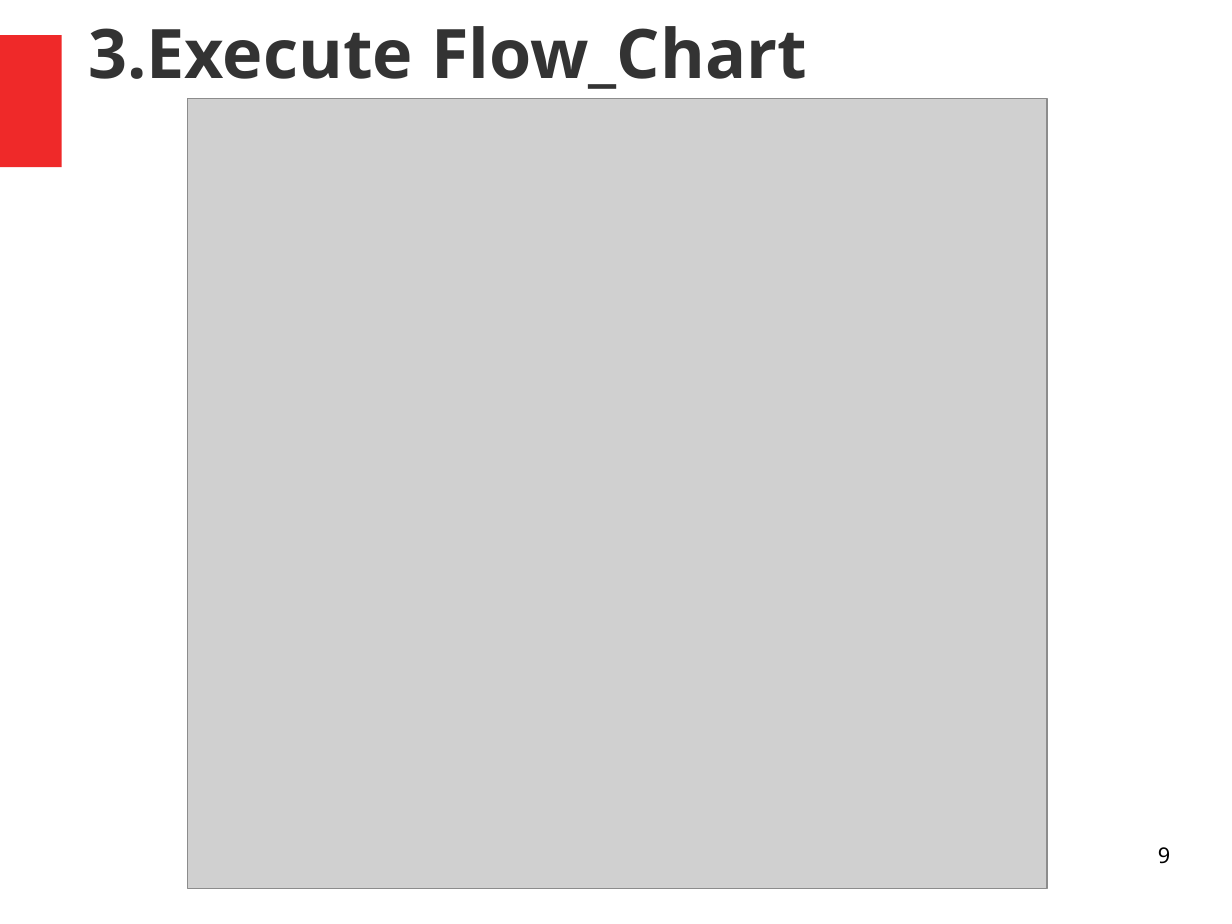
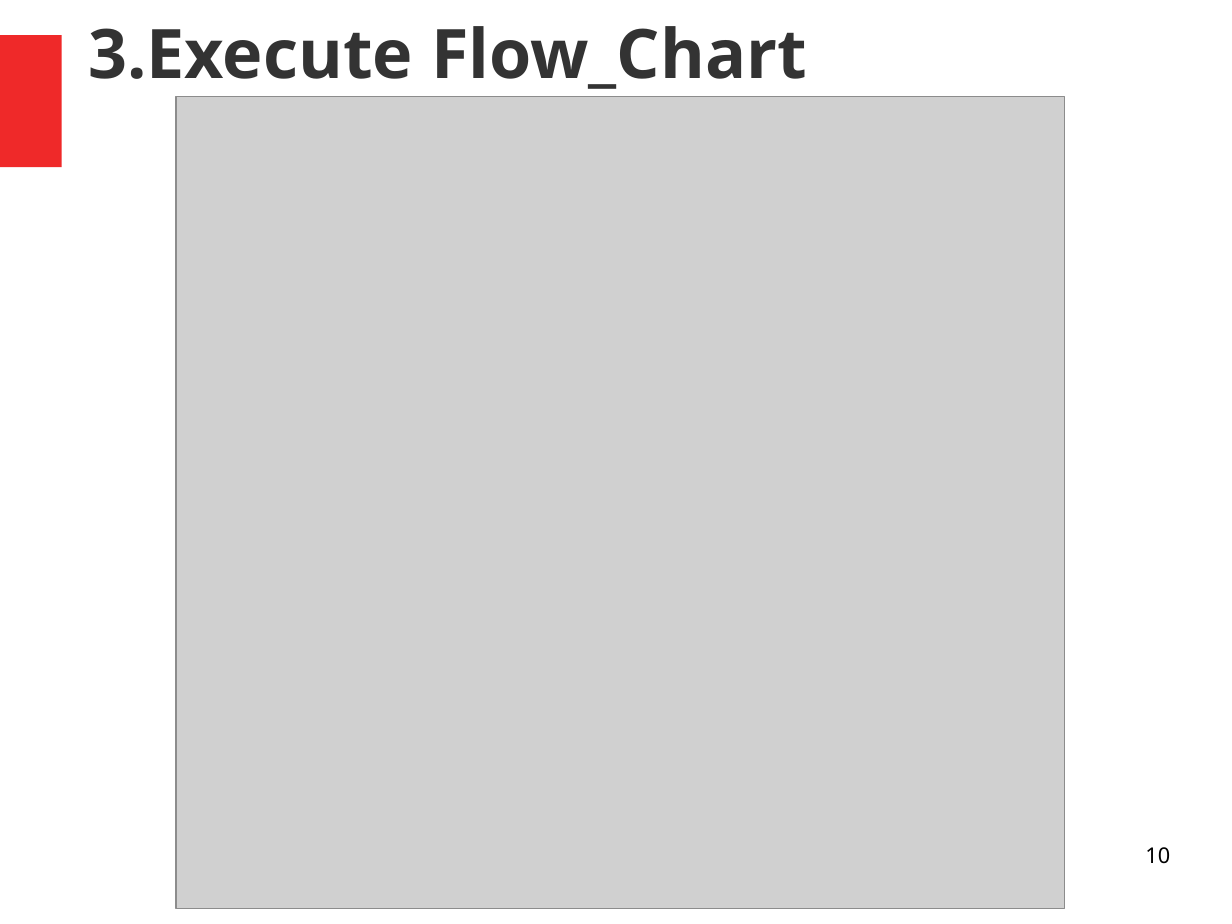
Before and after one commit to vimalv-AI/Redspectra, a slide deck: slide 10 of QMAX_EAGLE_3/doc/Presentations/0_Eagle_Doc.odp (slide 9 before the commit). Drawn at 1232x924 pixels with LibreOffice and Linux fonts; fonts in the diff are those of the drawing; grey boxes stand for pictures. Boxes give left, top, right and bottom in pixels: in the first picture for what was removed or moved away, otherwise in the second. Text is boxed around its words. In the diff, an @@ line names an element or a change of style, - is before the commit and + after.

```diff
--- a/QMAX_EAGLE_3/doc/Presentations/0_Eagle_Doc.odp
+++ b/QMAX_EAGLE_3/doc/Presentations/0_Eagle_Doc.odp
@@ picture: place and size @@
-picture at [188,98,1048,889]
+picture at [176,97,1064,909]
@@ page number at [1145,847,1170,864]: text changed @@
-9
+10
```
Also in this commit, not shown: 5 other slides changed, 2 slides added, 1 slide removed, 2 other files.
